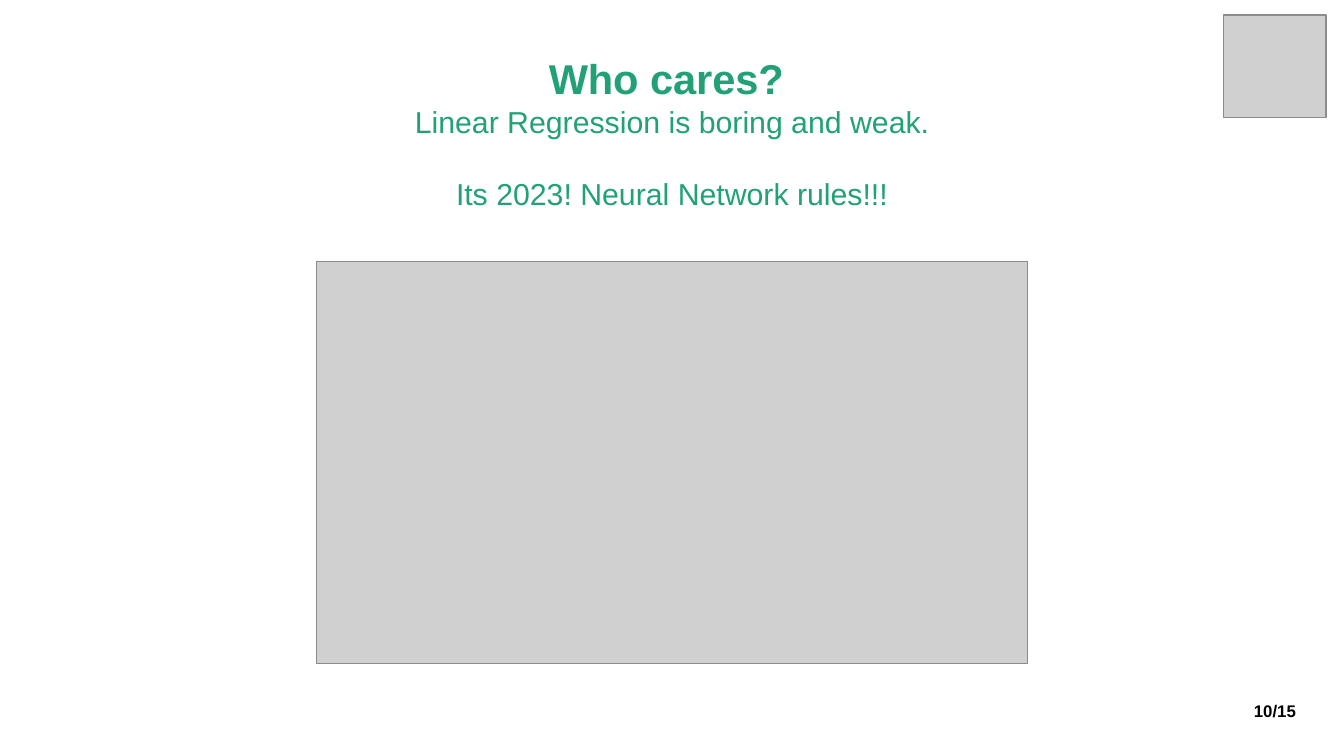
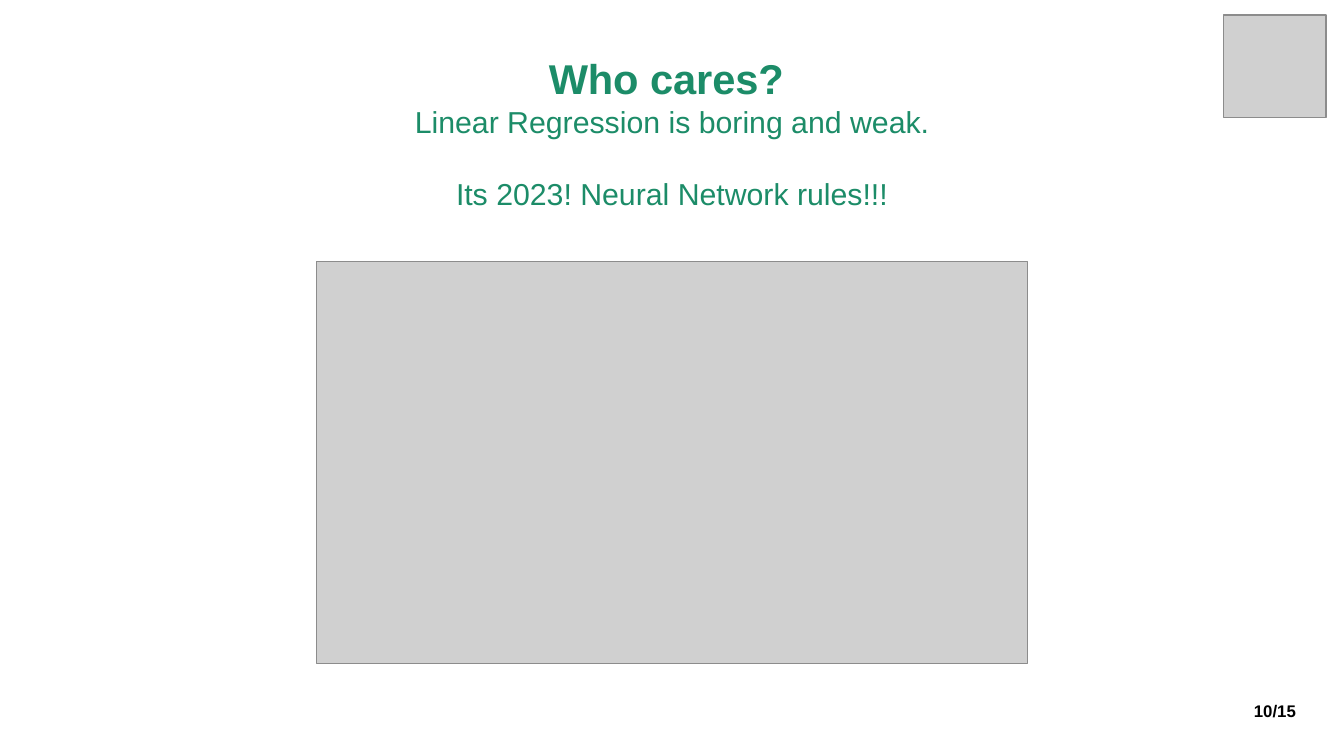
Before and after one commit to Shagun-25/Linear_Regression_Presentation, a slide deck: slide 14 of LR Presentation.pptx. Drawn at 1344x756 pixels with LibreOffice and Linux fonts; fonts in the diff are those of the drawing; grey boxes stand for pictures. Boxes give left, top, right and bottom in pixels: in the first picture for what was removed or moved away, otherwise in the second. Text is boxed around its words. In the diff, an @@ line names an element or a change of style, - is before the commit and + after.

Commit message:
Linear Regression: A Practical Perspective

```diff
--- a/LR Presentation.pptx
+++ b/LR Presentation.pptx
@@ text "Who cares?" at (415, 64, 929, 206): text colour #22A177 to #1C8C68 @@
```
Also in this commit, not shown: 1 other slide changed.
